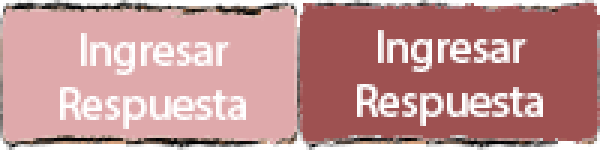
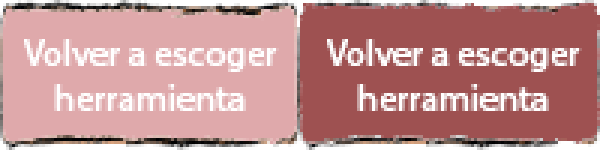
The second 600 × 150 image is a revision of the first. Changes to its layers:
renamed "Ingresar Respuesta copy" to "Volver a escoger herramienta copy", showed it, painted on it over [327, 30, 582, 126]
renamed "Ingresar Respuesta copy" to "Volver a escoger herramienta", showed it, painted on it over [24, 33, 279, 126]
removed layer "Ingresar Respuesta" (2nd of 3) over [357, 30, 543, 126]
removed layer "Ingresar Respuesta" (3rd of 3) over [60, 33, 246, 129]
